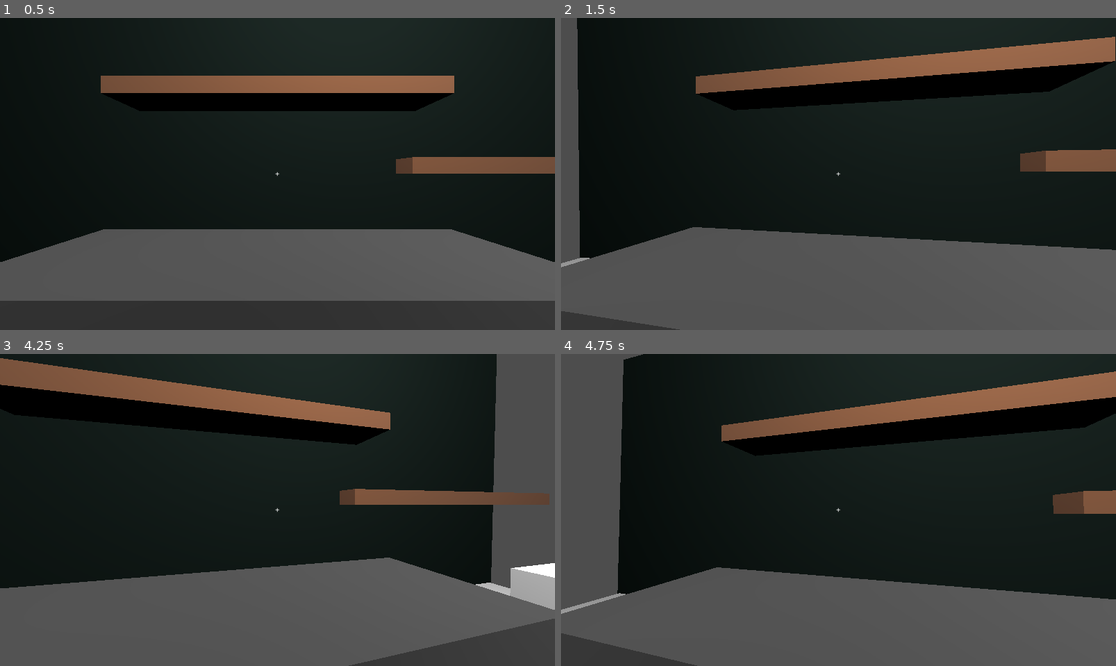
Above: before the commit, frames 1-4 (two rows, left to right).
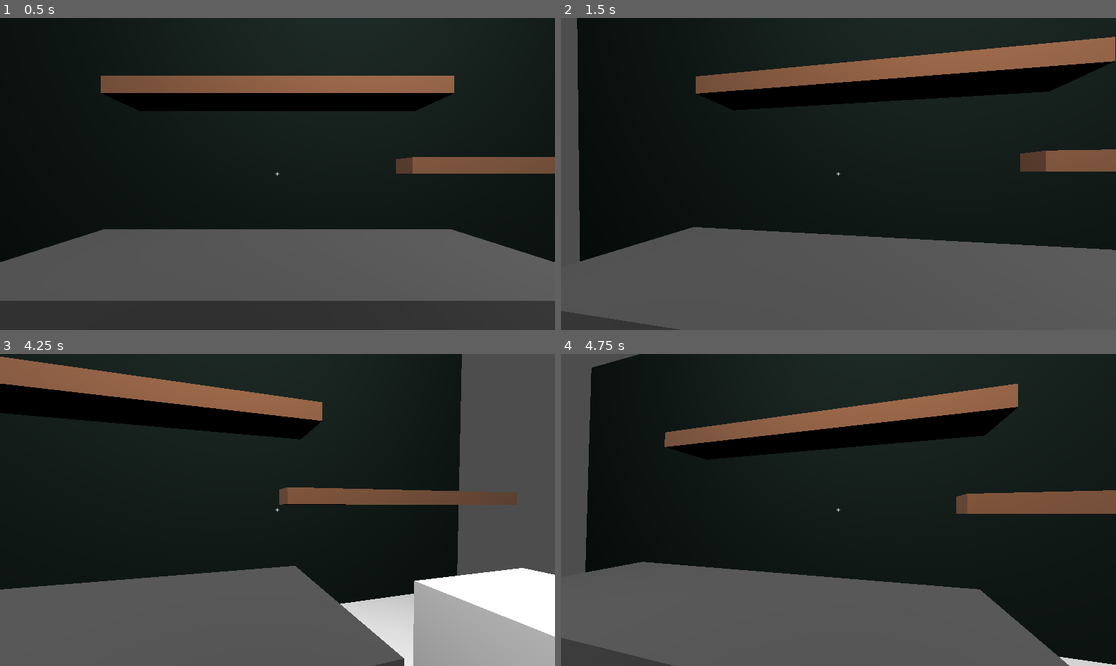
Above: after the commit, the same moments.

Repository: FlstTrnshd/Forgelord
Game: Godot game, scene res://Main.tscn
The game is run twice, just before and just after one commit, with the same random seed, the same clock (stepped at 60 frames per second) and the same inputs.
Inputs (mouse positions are in pixels of both pictures, inside the frame that each line leads up to):
- Up to frame 1 (0.5 s): no input
- Up to frame 2 (1.5 s): move the mouse to (866, 174) at 0.52 s; hold W (move_forward) from 0.53 s (still down); click (866, 174) at 0.67 s; tap Enter at 1.25 s; move the mouse to (810, 174) at 1.27 s
- Up to frame 3 (4.25 s): keep holding W (move_forward); tap Space at 2, 3.5 s; move the mouse to (288, 503) at 2.02 s; tap Enter at 2.75 s; move the mouse to (271, 516) at 2.77 s; click (271, 516) at 2.92 s; move the mouse to (316, 513) at 3.52 s
- Up to frame 4 (4.75 s): keep holding W (move_forward); move the mouse to (794, 506) at 4.27 s

Frame 1 is identical in both runs. In frame 2, less than 0.1% of the frame differs, in the area x 0-6%, y 76-80%; in frame 3, 19%, in the area x 0-100%, y 0-100%; in frame 4, 15%.

Commit message:
Solid Start on Contracts

Diff:
--- /dev/null
+++ b/Contracts.gd
@@ -0,0 +1,6 @@
+class_name Contracts
+extends Resource
+
+@export var weapon_type: String = ""
+@export var weapon_material: String = ""
+@export var price: int = 0
--- /dev/null
+++ b/CustomerCapsule.gd
@@ -0,0 +1,39 @@
+class_name CustomerCapsule
+extends CharacterBody3D
+
+const WEAPON_TYPES = ["Sword", "Axe", "Dagger", "Spear"]
+const WEAPON_MATERIALS = ["Iron"]
+
+var contract: Contracts
+var at_stall := false
+
+func _ready():
+	at_stall = true
+	contract = _generate_contract()
+
+func _generate_contract() -> Contracts:
+	var c = Contracts.new()
+	c.weapon_type = WEAPON_TYPES[randi() % WEAPON_TYPES.size()]
+	c.weapon_material = WEAPON_MATERIALS[randi() % WEAPON_MATERIALS.size()]
+	c.price = randi_range(20, 100)
+	return c
+
+func interact():
+	if not at_stall:
+		print("Test")
+		return
+	# For now, just print the offer
+	print("Customer offers: ", contract.weapon_type, " in ", contract.weapon_material, " for ", contract.price, "g")
+	# We'll hook up UI acceptance here later
+	_accept_contract()
+
+func _accept_contract():
+	PlayerStatus.active_contracts.append(contract)
+	WorldClock.stall_occ = false
+	_leave()
+
+func _leave():
+	var tween = create_tween()
+	# Tween back offscreen, then delete self
+	tween.tween_property(self, "position", position + Vector3(-10, 0, 0), 2.0)
+	tween.tween_callback(queue_free)
--- /dev/null
+++ b/Customer_Capsule.tscn
@@ -0,0 +1,16 @@
+[gd_scene load_steps=4 format=3 uid="uid://cjie5mqihid7"]
+
+[ext_resource type="Script" uid="uid://1ty78wiuuha6" path="res://CustomerCapsule.gd" id="1_deubf"]
+
+[sub_resource type="CapsuleMesh" id="CapsuleMesh_hnr4e"]
+
+[sub_resource type="CapsuleShape3D" id="CapsuleShape3D_deubf"]
+
+[node name="CharacterBody3D" type="CharacterBody3D"]
+script = ExtResource("1_deubf")
+
+[node name="MeshInstance3D" type="MeshInstance3D" parent="."]
+mesh = SubResource("CapsuleMesh_hnr4e")
+
+[node name="CollisionShape3D" type="CollisionShape3D" parent="."]
+shape = SubResource("CapsuleShape3D_deubf")
--- a/Main.tscn
+++ b/Main.tscn
@@ -98,8 +98,9 @@
 [node name="StaticBody3D" type="StaticBody3D" parent="."]
 
 [node name="Floor" type="CSGBox3D" parent="StaticBody3D"]
-transform = Transform3D(9.91542, 0, 0, 0, 1, 0, 0, 0, 6.2279787, 0, -2.5035608, 0)
+transform = Transform3D(9.91542, 0, 0, 0, 1, 0, 0, 0, 6.2279787, 0.24689436, -2.5035608, 3.7708426)
 use_collision = true
+size = Vector3(0.96643066, 1, 2.2109375)
 
 [node name="Wall_Main" type="CSGBox3D" parent="StaticBody3D"]
 transform = Transform3D(1, 0, 0, 0, 1, 0, 0, 0, 1, 0, 0, -3.0397124)
@@ -119,7 +120,7 @@
 script = ExtResource("5_fos0i")
 
 [node name="BackDoor" type="CSGBox3D" parent="."]
-transform = Transform3D(1, 0, 0, 0, 1, 0, 0, 0, 1, -0.049743652, -1.0222282, 2.805259)
+transform = Transform3D(-0.001745386, 0, -0.99999845, 0, 1, 0, 0.99999845, 0, -0.001745386, -4.3664417, -1.0222282, -0.06508207)
 use_collision = true
 size = Vector3(0.9005127, 1.9824219, 0.19921875)
 material = SubResource("StandardMaterial3D_trn2v")
--- a/Player_Inventory.gd
+++ b/Player_Status.gd
@@ -3,3 +3,5 @@
 var player_ingots = {
 	"Iron" = 40,
 }
+
+var active_contracts = []
--- a/World_Clock.gd
+++ b/World_Clock.gd
@@ -14,6 +14,8 @@
 const TICKS_PER_DAY = 100
 const TICK_RATE = 0.1
 
+signal customer_ready
+var stall_occ = false
 var day := 1
 var month := 1
 var year := 450
@@ -29,9 +31,19 @@
 func _on_tick():
 	current_tick += 1
 	tick_passed.emit()
+	print("tick")
+	customer_spawn()
 	if current_tick >= TICKS_PER_DAY:
 		current_tick = 0
 		_on_day_end()
+
+func customer_spawn():
+	if stall_occ:
+		return
+	if randf() > 0.05:  # 5% chance per tick
+		return
+	stall_occ = true
+	customer_ready.emit()
 
 func _on_day_end():
 	var date = get_date()
@@ -56,5 +68,7 @@
 func advance_day():
 	print("Day Ended")
 	print(Kingdoms.relations)
+	for contract in PlayerStatus.active_contracts:
+		print(contract.weapon_type, " - ", contract.weapon_material, " - ", contract.price)
 	Kingdoms.RelationTick()
 	current_tick = TICKS_PER_DAY
--- a/main.gd
+++ b/main.gd
@@ -16,6 +16,7 @@
 	"Iron_Ingot": preload("res://ingot.tscn")
 }
 const PlayerScene = preload("res://character_controller.tscn")  # 👈 const not var
+const CustomerCapsule = preload("res://customer_capsule.tscn")
 var player = null  # 👈 Holds the instance
 var cam: Camera3D = null
 
@@ -26,6 +27,11 @@
 	cam = player.get_camera()
 	original_pos = cam.global_position
 	original_rot = cam.rotation
+	WorldClock.customer_ready.connect(_on_customer_ready)
+
+func _on_customer_ready():
+	var capsule = CustomerCapsule.instantiate()
+	add_child(capsule)
 
 func spawn_item(pos: Vector3, item_name: String, ingot_metal):
 	if ITEM_SCENES.has(item_name):
--- a/project.godot
+++ b/project.godot
@@ -17,7 +17,7 @@
 
 [autoload]
 
-PlayerInventory="*res://Player_Inventory.gd"
+PlayerStatus="*res://Player_Status.gd"
 WorldClock="*res://World_Clock.gd"
 Kingdoms="*res://Kingdoms.gd"
 
Not shown, added: Contracts.gd.uid
Not shown, added: CustomerCapsule.gd.uid
Renamed: Player_Inventory.gd.uid -> Player_Status.gd.uid
